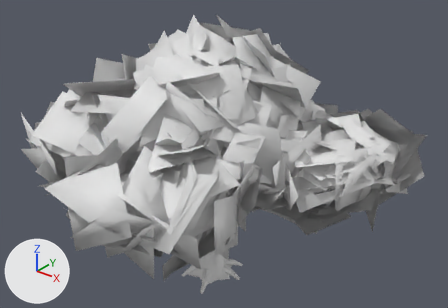
Renders of the glTF model models/variants/oak_v5.glb from each side of a commit.
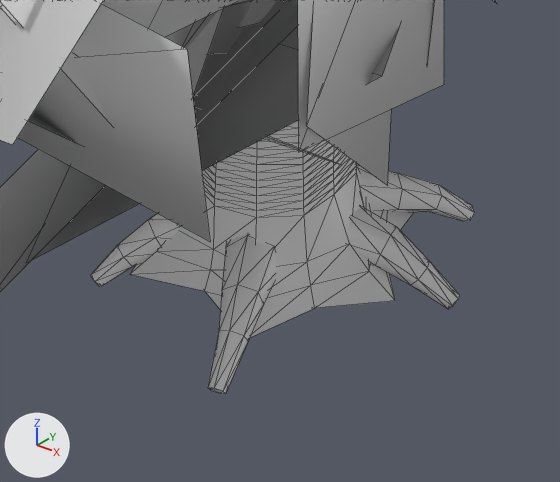
Old and new are each drawn whole from a 50 mm lens placed at (12.37, -14.65, 14.11), pointed at (0.5, 0.18, 4.91) and again close up on the part from 37% to 57% of the width and 75% to 100% of the height. The lights are fixed; the arrows at lower left show +X, +Y and +Z. The older version's two pictures come first. The close-ups show mesh edges as thin lines. Where no turn or scale is listed for an object, it has been applied to the vertices. Vertices at exactly the same position are counted once.

In view in the first close-up: 'Body_Canopy0.001', 'Body_Trunk'.
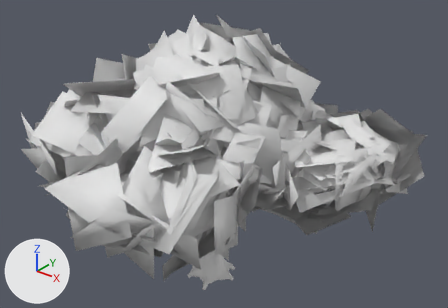
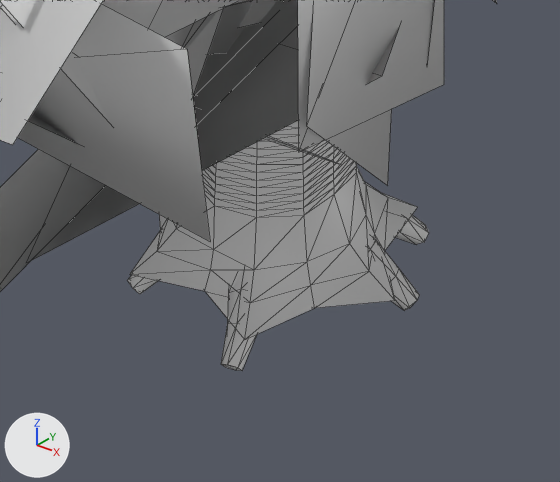
Pixel boxes (x1, y1, x2, y2) of what changed, in the close-ups (560 x 482 px; the box of a moved part takes in the faces that stretch with it):
'Body_Trunk', reshaped (21% narrower, 8% shorter)
    before: (91, 121, 474, 394)
    after: (127, 121, 429, 371)
part 1 of me_body_trunk, moved or reshaped (mostly hidden afterwards)
    before: (91, 165, 474, 394)
    after: (127, 215, 429, 371)

What the commit changed:
me_body_trunk is used by ob_body_trunk; location (0.0, 0.0, 0.0).
me_body_trunk had 486 vertices, 948 faces and spanned x -1.14..1.14, y -1.2..1.11, z -0.17..3.21.
me_body_trunk now has 486 vertices, 948 faces and spans x -0.93..0.93, y -0.92..0.86, z -0.25..3.21.
me_body_trunk part 1: 150 of 486 vertices moved; they spanned x -1.14..1.14, y -1.2..1.11, z -0.17..0.47 and now span x -0.89..0.9, y -0.92..0.86, z -0.25..0.38; mean shift (-0.02, 0.01, -0.09); largest move (0.5, -1.16, -0.14) -> (0.36, -0.87, -0.23).
